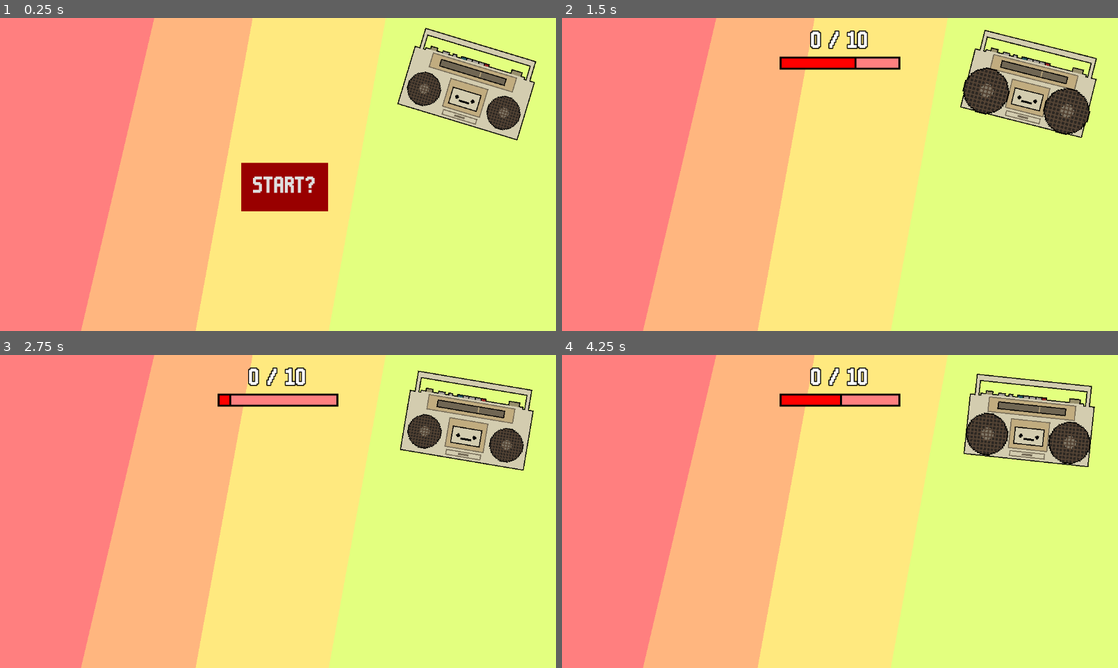
Above: before the commit, frames 1-4 (two rows, left to right).
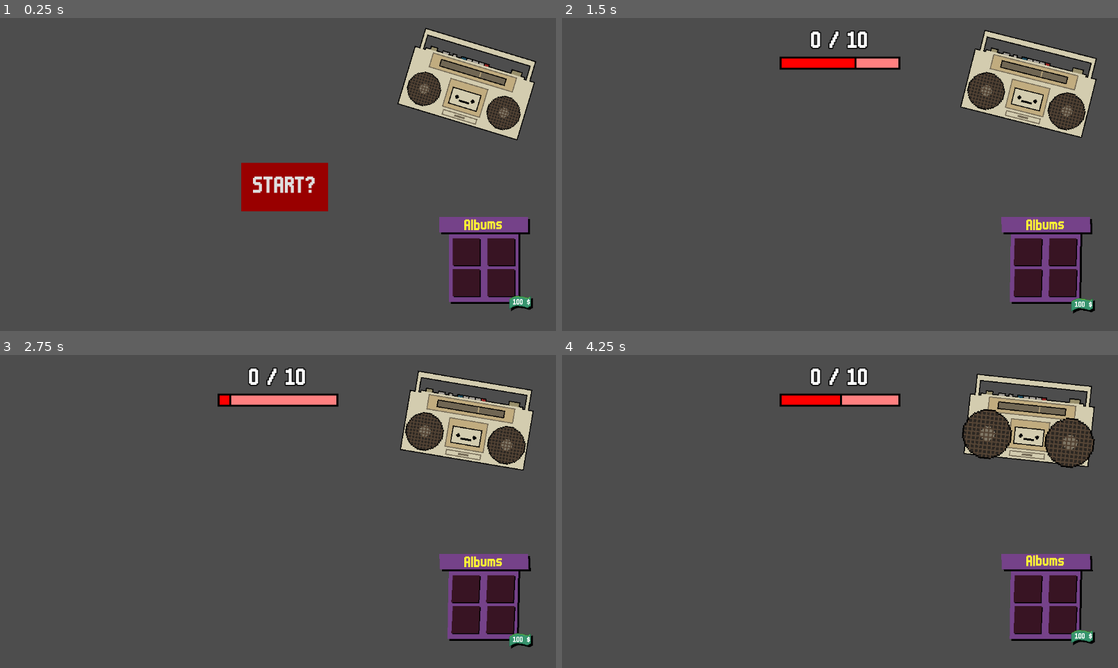
Above: after the commit, the same moments.

Repository: LiranDat/Spitandspell
Game: Godot game, scene res://scenes/main/main.tscn
The game is run twice, just before and just after one commit, with the same random seed, the same clock (stepped at 60 frames per second) and the same inputs.
Inputs (mouse positions are in pixels of both pictures, inside the frame that each line leads up to):
- Up to frame 1 (0.25 s): no input
- Up to frame 2 (1.5 s): click "START?" at 0.5 s; move the mouse to (840, 174) at 1.27 s; click (840, 174) at 1.42 s
- Up to frame 3 (2.75 s): move the mouse to (166, 527) at 2.02 s; click (166, 527) at 2.17 s
- Up to frame 4 (4.25 s): move the mouse to (895, 442) at 2.77 s; click (895, 442) at 2.92 s; move the mouse to (662, 392) at 3.52 s; click (662, 392) at 3.67 s

The runs differ from the first frame. In frame 1, 93% of the frame differs, in the area x 0-100%, y 0-100%; in frame 2, 95%; in frame 3, 95%; in frame 4, 95%.
Error in both runs: Invalid access of index '0' on a base object of type: 'PackedStringArray'. (res://scenes/lyrics/lyrics.gd:24)

Commit message:
zeug halt

Diff:
--- a/scenes/boombox/boombox.gd
+++ b/scenes/boombox/boombox.gd
@@ -19,6 +19,17 @@
 
 	tween2.tween_property($speaker_2, "scale", Vector2(1.5,1.5), 0.1).set_trans(Tween.TRANS_BOUNCE)
 	tween1.tween_property($speaker_1, "scale", Vector2(1.5,1.5), 0.1).set_trans(Tween.TRANS_BOUNCE)
-
-	tween2.tween_property($speaker_2, "scale", Vector2(1,1), 2.2).set_trans(Tween.TRANS_BOUNCE)
-	tween1.tween_property($speaker_1, "scale", Vector2(1,1), 2.2).set_trans(Tween.TRANS_BOUNCE)
+	tween2.tween_property($speaker_2, "scale", Vector2(1,1), 0.5).set_trans(Tween.TRANS_BOUNCE).set_ease(Tween.EASE_OUT)
+	tween1.tween_property($speaker_1, "scale", Vector2(1,1), 0.5).set_trans(Tween.TRANS_BOUNCE).set_ease(Tween.EASE_OUT)
+	tween2.tween_property($speaker_2, "scale", Vector2(1.5,1.5), 0.1).set_trans(Tween.TRANS_BOUNCE)
+	tween1.tween_property($speaker_1, "scale", Vector2(1.5,1.5), 0.1).set_trans(Tween.TRANS_BOUNCE)
+	tween2.tween_property($speaker_2, "scale", Vector2(1,1), 0.5).set_trans(Tween.TRANS_BOUNCE).set_ease(Tween.EASE_OUT)
+	tween1.tween_property($speaker_1, "scale", Vector2(1,1), 0.5).set_trans(Tween.TRANS_BOUNCE).set_ease(Tween.EASE_OUT)
+	tween2.tween_property($speaker_2, "scale", Vector2(1.5,1.5), 0.1).set_trans(Tween.TRANS_BOUNCE)
+	tween1.tween_property($speaker_1, "scale", Vector2(1.5,1.5), 0.1).set_trans(Tween.TRANS_BOUNCE)
+	tween2.tween_property($speaker_2, "scale", Vector2(1,1), 0.5).set_trans(Tween.TRANS_BOUNCE).set_ease(Tween.EASE_OUT)
+	tween1.tween_property($speaker_1, "scale", Vector2(1,1), 0.5).set_trans(Tween.TRANS_BOUNCE).set_ease(Tween.EASE_OUT)
+	tween2.tween_property($speaker_2, "scale", Vector2(1.5,1.5), 0.1).set_trans(Tween.TRANS_BOUNCE)
+	tween1.tween_property($speaker_1, "scale", Vector2(1.5,1.5), 0.1).set_trans(Tween.TRANS_BOUNCE)
+	tween2.tween_property($speaker_2, "scale", Vector2(1,1), 0.5).set_trans(Tween.TRANS_BOUNCE).set_ease(Tween.EASE_OUT)
+	tween1.tween_property($speaker_1, "scale", Vector2(1,1), 0.5).set_trans(Tween.TRANS_BOUNCE).set_ease(Tween.EASE_OUT)
--- a/scenes/lyrics/lyrics.gd
+++ b/scenes/lyrics/lyrics.gd
@@ -28,7 +28,7 @@
 	new_score = preload("res://scenes/new_score/new_score.tscn")
 	fire = preload("res://scenes/fire/fire.tscn")
 
-func score_letter(letter: String) -> int:
+func score_letter_old(letter: String) -> int:
 	return alphabet[letter][0]
 
 func word_exists(word: String) -> bool:
@@ -39,7 +39,27 @@
 		return true
 	return false
 
-func score():
+func score_word(word:String):
+	var alphabet = Alphabet.getAlphabet()
+	var album_case = get_tree().get_first_node_in_group("AlbumCase")
+	var score = 0
+	var letter_scores = []
+	var letter_selection : LetterSelection = get_tree().get_first_node_in_group("LetterSelection")
+	for letter_index in word.length():
+		var letter = word[letter_index].to_upper()
+		var letterScore = [0,0]
+		if letter_selection.useLetter(letter):
+			letterScore = await album_case.scoreLetter(letter,word)
+		score += letterScore[0]+letterScore[1]*alphabet[letter][0]
+		letter_scores.push_back([letter,letterScore[0]+letterScore[1]*alphabet[letter][0]])
+		await get_tree().create_timer(.1).timeout
+	var rawWordScore = score
+	var word_score = await album_case.scoreWord(word.to_upper())
+	score = word_score[0]+word_score[1]*score
+	#printScore(word,letterScores,rawWordScore,score)
+	letter_selection.refreshLetters()
+
+func score_old():
 
 	# boombox bounce
 	$"../boombox".bounce()
@@ -48,7 +68,7 @@
 
 	if word_exists(current_word):
 		for letter in current_word:
-			current_sum += score_letter(letter)
+			current_sum += score_letter_old(letter)
 
 		var instance1 = new_score.instantiate()
 		instance1.text = "+" + str(current_sum)
@@ -91,7 +111,7 @@
 	if event.as_text() in alphabet and event.pressed:
 		current_word += event.as_text()
 	elif event.as_text() == "Space" and event.pressed:
-		score()
+		score_old()
 	elif event.as_text() == "Backspace" and event.pressed:
 		current_word = current_word.left(-1)
 
@@ -102,7 +122,7 @@
 	if timer > 0:
 		timer -= delta
 	else:
-		score()
+		score_old()
 		timer = 2.4
 
 	$timer_bar.value = timer
--- a/scenes/main/main.tscn
+++ b/scenes/main/main.tscn
@@ -1,8 +1,9 @@
-[gd_scene load_steps=4 format=3 uid="uid://gai0xjg0pvo8"]
+[gd_scene load_steps=5 format=3 uid="uid://gai0xjg0pvo8"]
 
 [ext_resource type="Script" uid="uid://cb0h1ibnx7uyq" path="res://scenes/main/main.gd" id="1_hyk8p"]
 [ext_resource type="AudioStream" uid="uid://bra65x8j1ai1c" path="res://sounds/gamejam_boombap.wav" id="2_iuonh"]
 [ext_resource type="PackedScene" uid="uid://cxs7oivpdk1jn" path="res://scenes/boombox/boombox.tscn" id="3_k2fmo"]
+[ext_resource type="PackedScene" uid="uid://b56orn6gpj15h" path="res://album_case.tscn" id="4_l3cfh"]
 
 [node name="main" type="Node"]
 script = ExtResource("1_hyk8p")
@@ -10,21 +11,24 @@
 [node name="music" type="AudioStreamPlayer" parent="."]
 stream = ExtResource("2_iuonh")
 
-[node name="background" type="Polygon2D" parent="."]
+[node name="Node2D" type="Node2D" parent="."]
+visible = false
+
+[node name="background" type="Polygon2D" parent="Node2D"]
 color = Color(1, 0.5, 0.5, 1)
 polygon = PackedVector2Array(336, -103, -120, -46, -78, 741, 320, 739)
 
-[node name="background2" type="Polygon2D" parent="."]
+[node name="background2" type="Polygon2D" parent="Node2D"]
 position = Vector2(309, -2)
 color = Color(1, 0.716667, 0.5, 1)
 polygon = PackedVector2Array(336, -103, 25, -59, -163, 743, 320, 739)
 
-[node name="background3" type="Polygon2D" parent="."]
+[node name="background3" type="Polygon2D" parent="Node2D"]
 position = Vector2(653, -6)
 color = Color(1, 0.916667, 0.5, 1)
 polygon = PackedVector2Array(336, -103, -120, -46, -266, 754, 320, 739)
 
-[node name="background4" type="Polygon2D" parent="."]
+[node name="background4" type="Polygon2D" parent="Node2D"]
 position = Vector2(928, -1)
 color = Color(0.891667, 1, 0.5, 1)
 polygon = PackedVector2Array(336, -103, -120, -46, -266, 754, 320, 739)
@@ -32,3 +36,6 @@
 [node name="boombox" parent="." instance=ExtResource("3_k2fmo")]
 position = Vector2(969, 145)
 scale = Vector2(2, 2)
+
+[node name="AlbumCase" parent="." instance=ExtResource("4_l3cfh")]
+position = Vector2(1006, 516)
